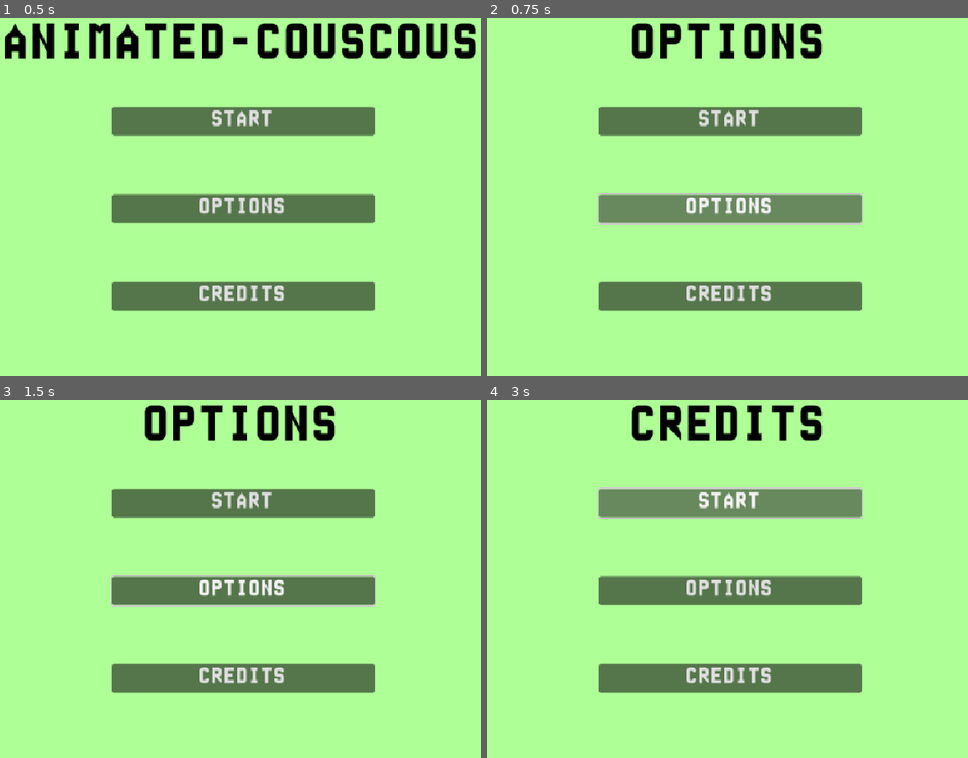
Above: before the commit, frames 1-4 (two rows, left to right).
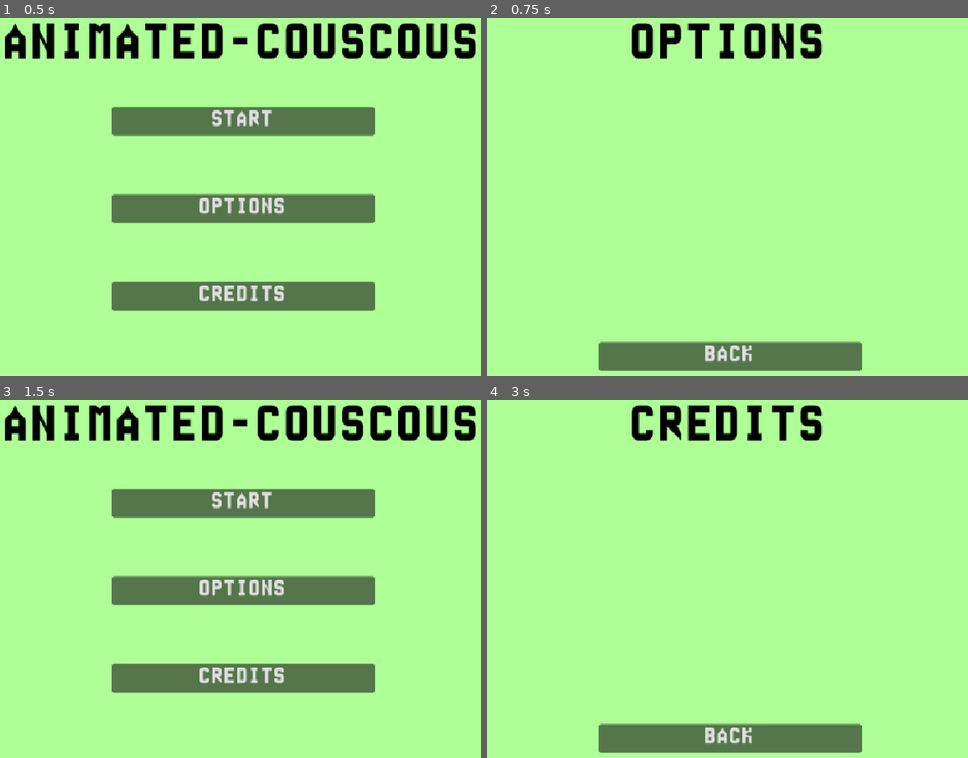
Above: after the commit, the same moments.

Repository: S2009-dev/animated-couscous
Game: Godot game, scene res://objects/menus/title_screen.tscn
Same seed, same stepped clock (60 frames per second), same inputs: the game is played once before the commit and once after it. This scene is started directly instead of the project's main scene.
Inputs (mouse positions are in pixels of both pictures, inside the frame that each line leads up to):
- Up to frame 1 (0.5 s): no input
- Up to frame 2 (0.75 s): click "OPTIONS" at 0.5 s
- Up to frame 3 (1.5 s): click (245, 736) at 1.25 s, where only the run after the commit has a clickable "BACK"
- Up to frame 4 (3 s): click "CREDITS" at 2 s; click (732, 503) at 2.75 s, where only the run before the commit has a clickable "START"

Frame 1 is identical in both runs. In frame 2, 18% of the frame differs, in the area x 23-79%, y 24-99%; in frame 3, 5.9%; in frame 4, 18%.

Commit message:
feat: :sparkles: add back button

Diff:
--- a/objects/menus/title_screen.tscn
+++ b/objects/menus/title_screen.tscn
@@ -145,5 +145,24 @@
 theme_override_font_sizes/font_size = 32
 text = "CREDITS"
 
+[node name="BackBtn" type="Button" parent="."]
+visible = false
+layout_mode = 1
+anchors_preset = 7
+anchor_left = 0.5
+anchor_top = 1.0
+anchor_right = 0.5
+anchor_bottom = 1.0
+offset_left = -192.0
+offset_top = -56.0
+offset_right = 192.0
+offset_bottom = -15.0
+grow_horizontal = 2
+grow_vertical = 0
+theme_override_fonts/font = ExtResource("1_7s4ta")
+theme_override_font_sizes/font_size = 32
+text = "BACK"
+
 [connection signal="pressed" from="MainContainer/Options/OptionsBtn" to="." method="_on_options_btn_pressed"]
 [connection signal="pressed" from="MainContainer/Credits/CreditsBtn" to="." method="_on_credits_btn_pressed"]
+[connection signal="pressed" from="BackBtn" to="." method="_on_back_btn_pressed"]
--- a/scripts/menus/title_screen.gd
+++ b/scripts/menus/title_screen.gd
@@ -1,14 +1,28 @@
 extends Control
 
-
+var current_menu: String = "main"
 # Called when the node enters the scene tree for the first time.
 func _ready() -> void:
 	pass # Replace with function body.
 
 
 func _on_options_btn_pressed() -> void:
+	current_menu = "options"
+
 	$Title.text = "OPTIONS"
+	$MainContainer.hide()
+	$BackBtn.show()
 
 
 func _on_credits_btn_pressed() -> void:
+	current_menu = "credits"
+
 	$Title.text = "CREDITS"
+	$MainContainer.hide()
+	$BackBtn.show()
+
+
+func _on_back_btn_pressed() -> void:
+	$Title.text = "ANIMATED-COUSCOUS"
+	$MainContainer.show()
+	$BackBtn.hide()
